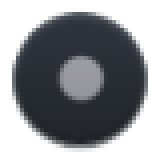
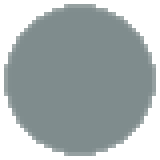
Layers edited between the first and the second (160, 160) image:
renamed "Pasted Layer copy" to "Layer #1", painted on it over [left=4, top=4, right=156, bottom=156]
removed layer "Pasted Layer" over [left=12, top=8, right=148, bottom=152]
